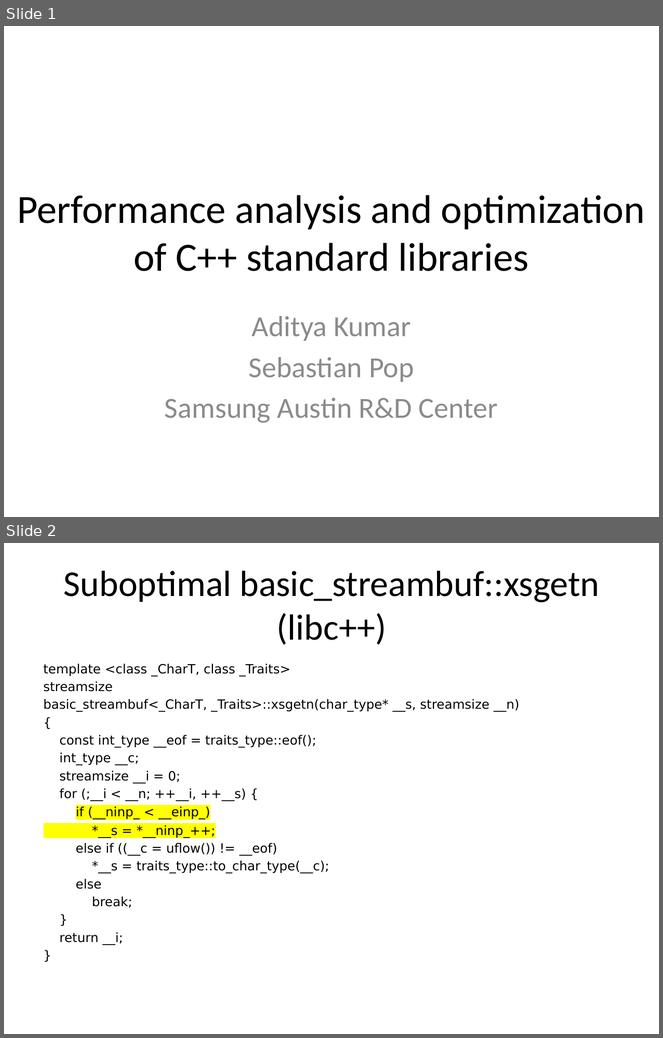
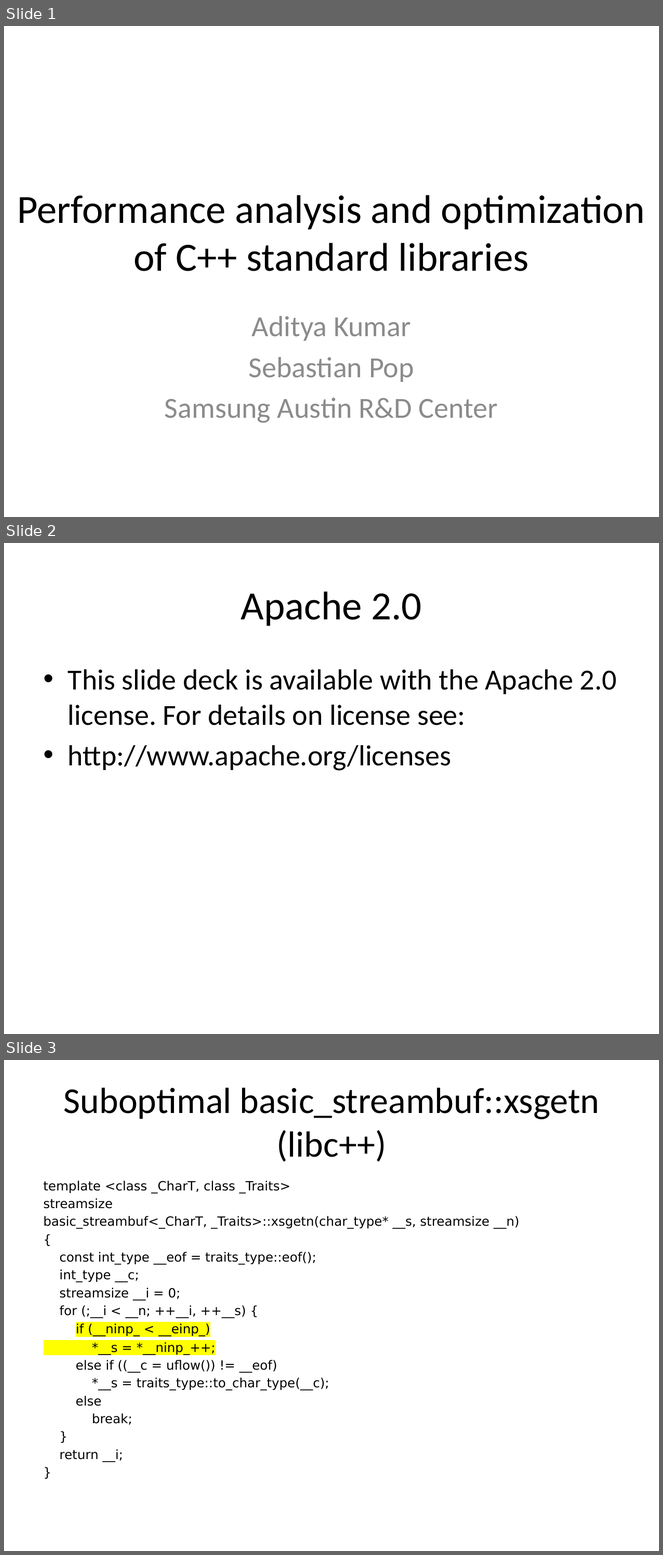
Before and after one commit to hiraditya/std-benchmark, a slide deck: docs/slides/slide-cppnow.pptx. Shown one above the other, each under a label of ours: slides 1 and 2 before the commit, slides 1, 2 and 3 after it. The pictures are 663x1038 and 663x1555 pixels, drawn with LibreOffice and Linux fonts; fonts in the diff are those of the drawing. Boxes give left, top, right and bottom in pixels: in the first picture for what was removed or moved away, otherwise in the second. Text is boxed around its words. In the diff, an @@ line names an element or a change of style, - is before the commit and + after.

Commit message:
add license

```diff
--- a/docs/slides/slide-cppnow.pptx
+++ b/docs/slides/slide-cppnow.pptx
@@ slide 2 added at box(4, 543, 659, 1034), background #FFFFFF @@
@@ title added at box(241, 591, 422, 626), 44 pt, text #000000 @@
+Apache 2.0
@@ text added at box(68, 669, 617, 771), 32 pt, text #000000 @@
+• This slide deck is available with the Apache 2.0 license. For details on license see:
+• http://www.apache.org/licenses
@@ what was slide 2 is now slide 3 @@
```
